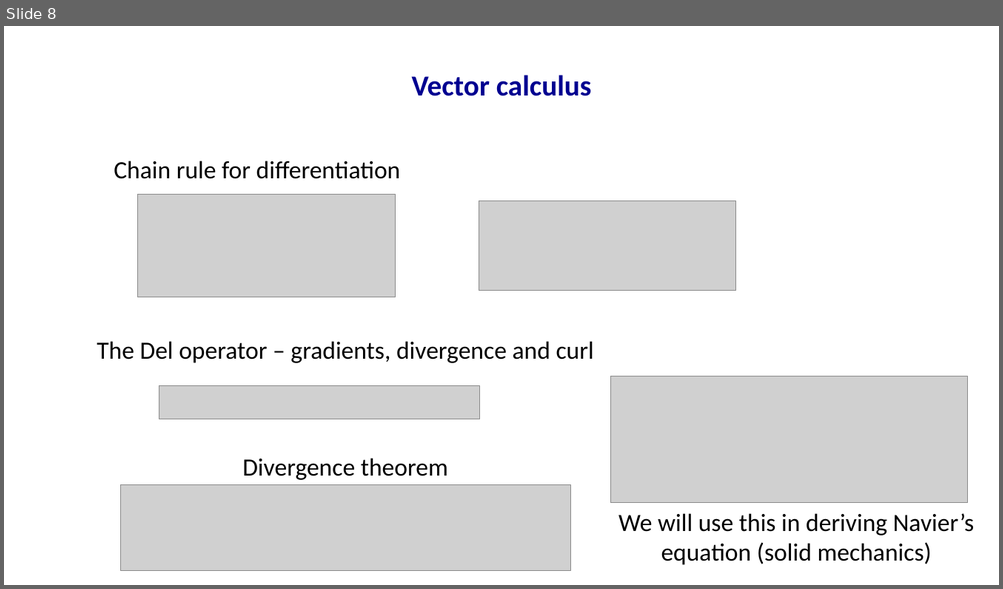
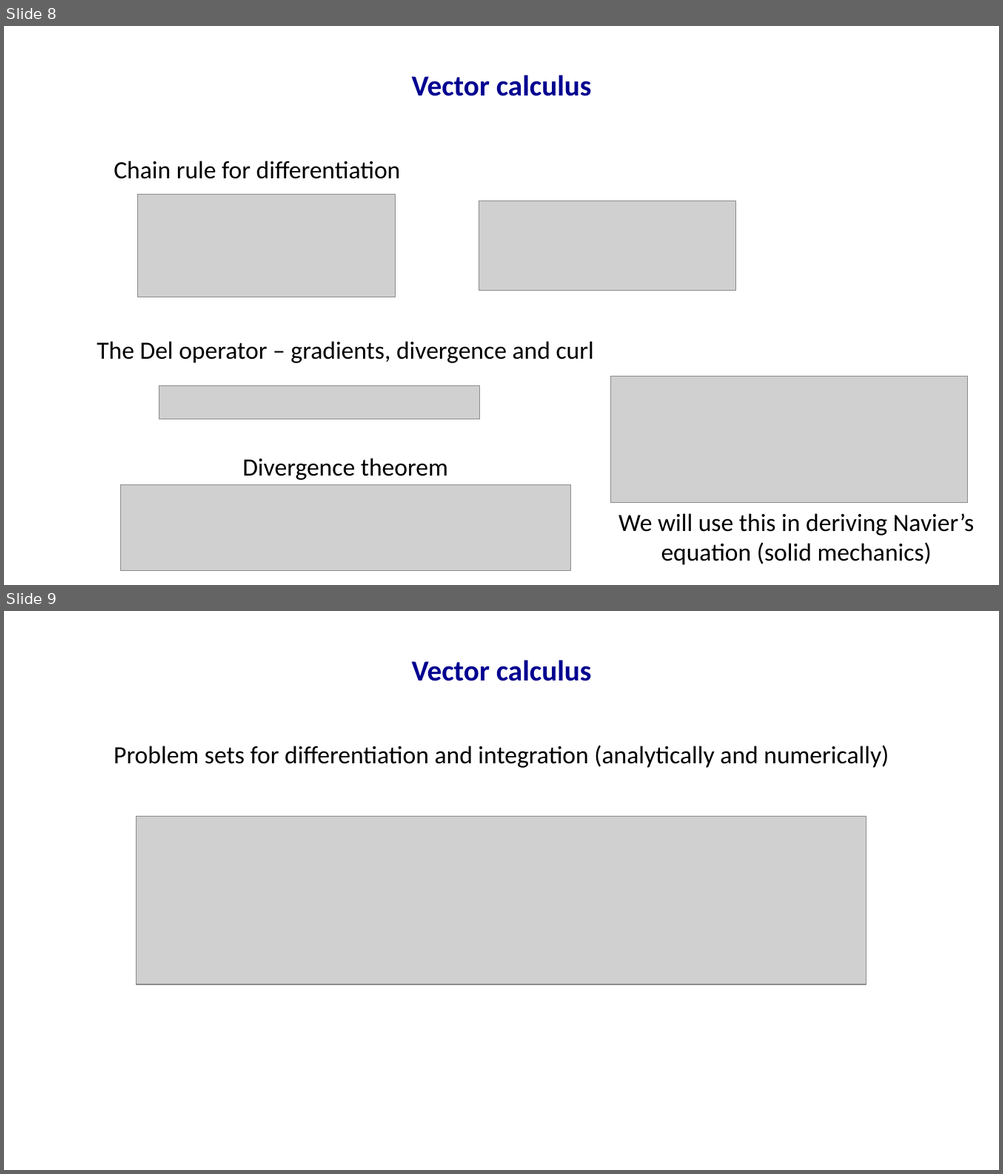
Before and after one commit to mallickrishg/solidmech_course, a slide deck: week1/week1_vectorcalculus.pptx. Shown one above the other, each under a label of ours: slide 8 before the commit, slides 8 and 9 after it. The pictures are 1003x589 and 1003x1174 pixels, drawn with LibreOffice and Linux fonts; fonts in the diff are those of the drawing; grey boxes stand for pictures. Boxes give left, top, right and bottom in pixels: in the first picture for what was removed or moved away, otherwise in the second. Text is boxed around its words. In the diff, an @@ line names an element or a change of style, - is before the commit and + after.

```diff
--- a/week1/week1_vectorcalculus.pptx
+++ b/week1/week1_vectorcalculus.pptx
@@ slide 9 added at (x1=4, y1=611, x2=999, y2=1170), background #FFFFFF @@
@@ text added at (x1=412, y1=660, x2=592, y2=681), 28 pt, text #000090, bold @@
+Vector calculus
@@ text added at (x1=114, y1=745, x2=888, y2=768), 24 pt, text #000000 @@
+Problem sets for differentiation and integration (analytically and numerically)
@@ picture added at (x1=136, y1=816, x2=867, y2=985) @@
```
Also in this commit, not shown: 2 slides changed, 3 other slides added, 3 other files.
